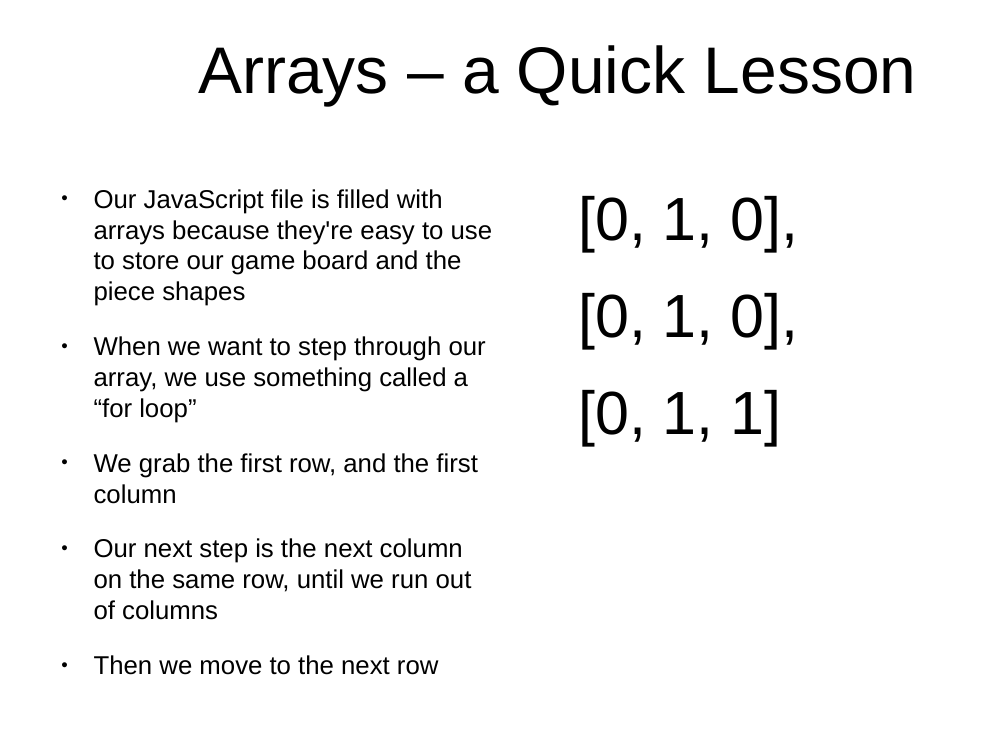
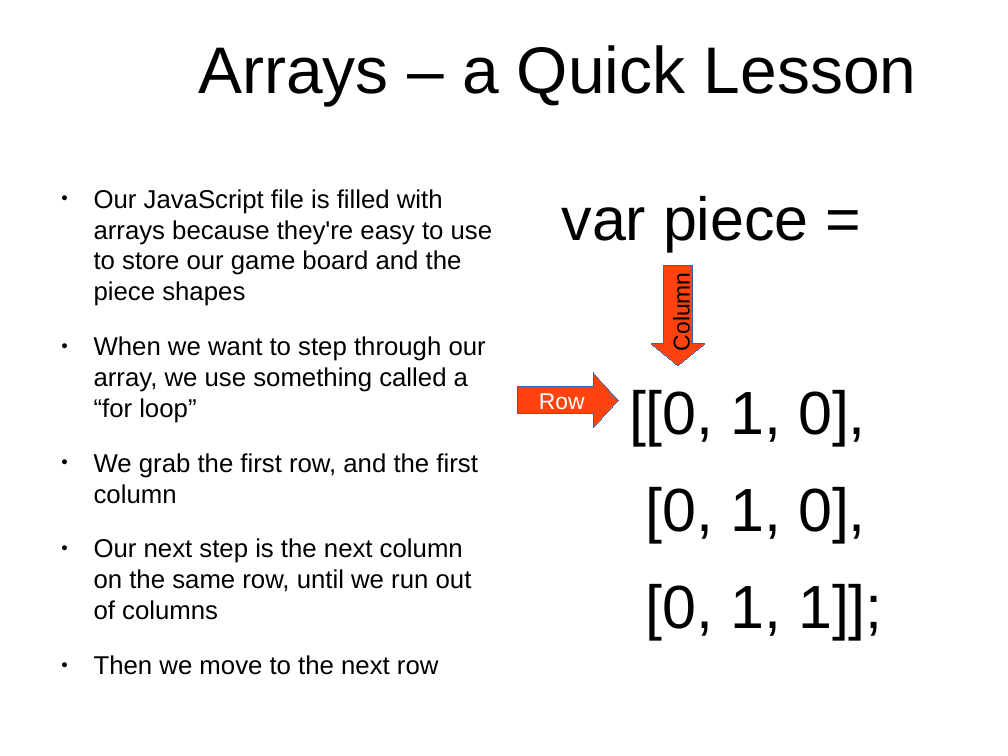
Before and after one commit to originalgrego/Webtris, a slide deck: slide 11 of Webtris - Explorathon 2016.odp. Drawn at 1008x756 pixels with LibreOffice and Linux fonts; fonts in the diff are those of the drawing; background and template pictures are left out. Boxes give left, top, right and bottom in pixels: in the first picture for what was removed or moved away, otherwise in the second. Text is boxed around its words. In the diff, an @@ line names an element or a change of style, - is before the commit and + after.

```diff
--- a/Webtris - Explorathon 2016.odp
+++ b/Webtris - Explorathon 2016.odp
@@ text at (562,196,866,446): paragraphs added @@
+var piece =
+[[0, 1, 0],
@@ up arrow added at (651,265,705,366), fill #FF420E, outline #3465A4 0 pt @@
@@ text added at (669,279,695,349), 18 pt, text #000000 @@
+Column
@@ right arrow added at (518,373,618,428), fill #FF420E, outline #3465A4 0 pt, 18 pt, text #FFFFFF @@
+Row
@@ text at (646,584,883,639): text changed @@
-[0, 1, 0],
-[0, 1, 1]
+[0, 1, 1]];
```
Also in this commit, not shown: 11 other slides changed, 1 slide added, 1 other file.
